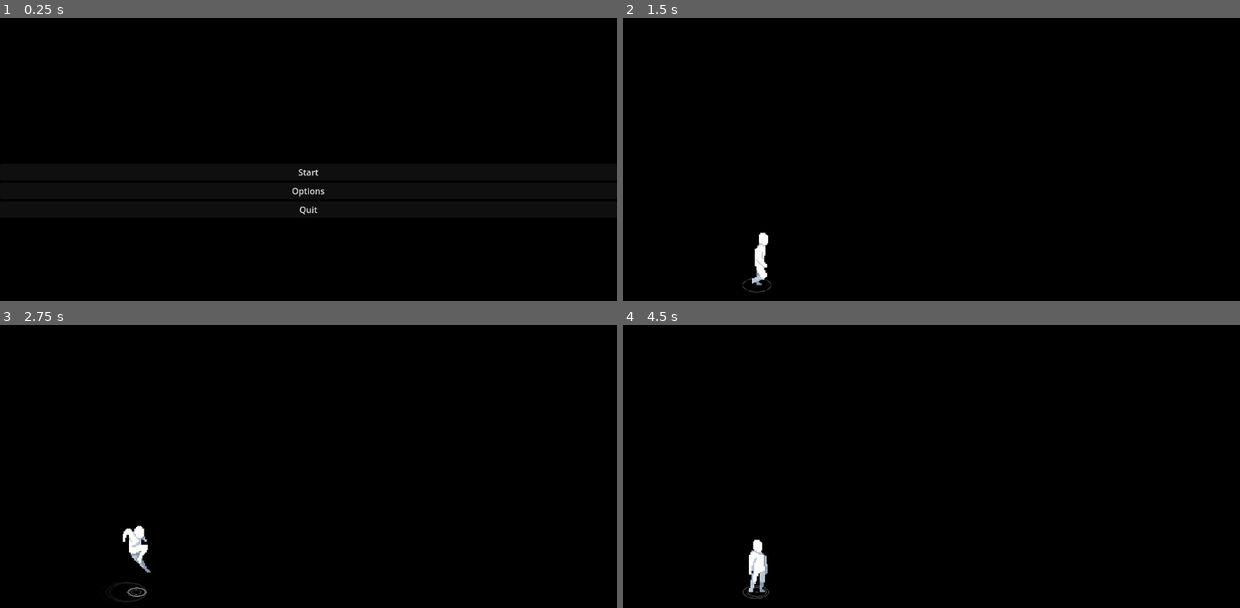
Above: before the commit, frames 1-4 (two rows, left to right).
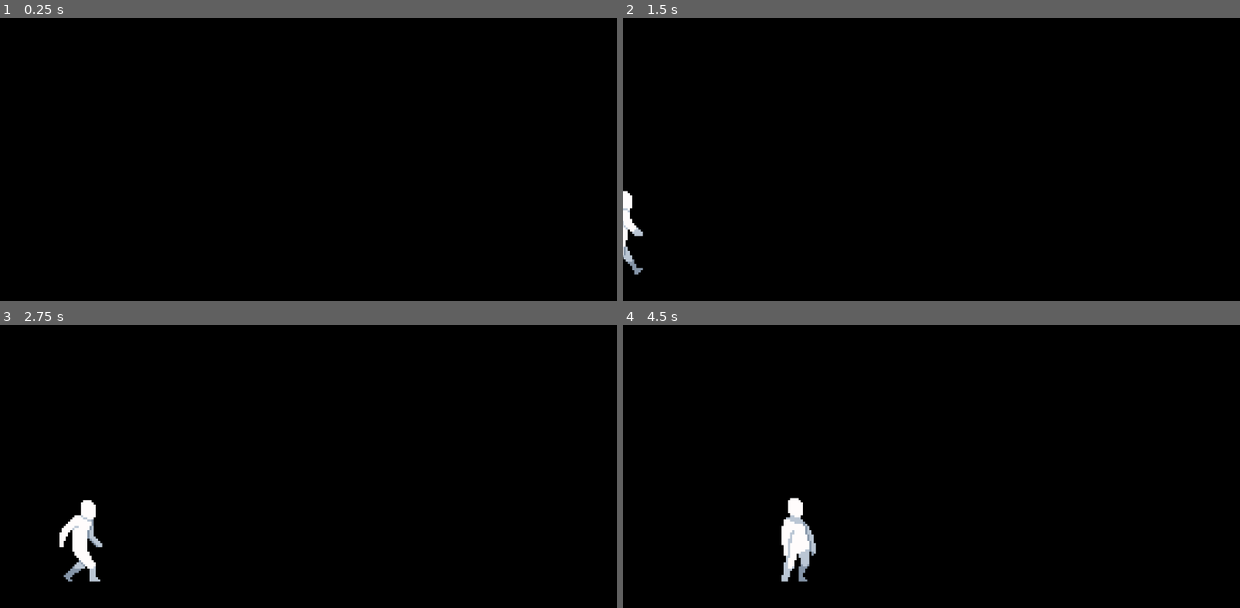
Above: after the commit, the same moments.

Repository: AlissonLamarque/Shovel-GameJam
Game: Godot game, scene res://scenes/main.tscn
Two runs of this game, one before a commit and one after it. Both use one fixed random seed, a clock stepped at 60 frames per second and the inputs below.
Inputs (mouse positions are in pixels of both pictures, inside the frame that each line leads up to):
- Up to frame 1 (0.25 s): no input
- Up to frame 2 (1.5 s): click (931, 170) at 0.5 s, where only the run before the commit has a clickable "Start"; hold Right (ui_right) from 1.28 s (still down); tap Down (slide) at 1.35 s
- Up to frame 3 (2.75 s): keep holding Right (ui_right); tap Z (jump) at 1.52, 2.27 s; tap Down (slide) at 2.1 s
- Up to frame 4 (4.5 s): release Right (ui_right) at 2.78 s; hold Left (ui_left) 2.78-3.53 s; tap Down (slide) at 2.85, 3.6, 4.35 s; hold Right (ui_right) from 3.53 s (still down); tap Z (jump) at 3.77 s

The runs differ from the first frame. In frame 1, 0.2% of the frame differs, in the area x 47-53%, y 53-70%; in frame 2, 0.7%; in frame 3, 1.4%; in frame 4, 1.5%, in the area x 19-32%, y 61-97%.

Commit message:
Cutscene e Menu funcional

Diff:
--- /dev/null
+++ b/scenes/cutscene_opening.tscn
@@ -0,0 +1,155 @@
+[gd_scene load_steps=6 format=3 uid="uid://ccythrxqkc1ob"]
+
+[ext_resource type="PackedScene" uid="uid://drlvqiigtdpxh" path="res://scenes/player.tscn" id="1_8oc0i"]
+
+[sub_resource type="WorldBoundaryShape2D" id="WorldBoundaryShape2D_8oc0i"]
+
+[sub_resource type="Animation" id="Animation_isu1r"]
+resource_name = "opening"
+length = 8.0
+tracks/0/type = "value"
+tracks/0/imported = false
+tracks/0/enabled = true
+tracks/0/path = NodePath("Player:position")
+tracks/0/interp = 1
+tracks/0/loop_wrap = true
+tracks/0/keys = {
+"times": PackedFloat32Array(0, 4),
+"transitions": PackedFloat32Array(1, 1),
+"update": 0,
+"values": [Vector2(-50, 200), Vector2(80, 200)]
+}
+tracks/1/type = "value"
+tracks/1/imported = false
+tracks/1/enabled = true
+tracks/1/path = NodePath("Player/AnimatedSprite2D:animation")
+tracks/1/interp = 1
+tracks/1/loop_wrap = true
+tracks/1/keys = {
+"times": PackedFloat32Array(0, 4),
+"transitions": PackedFloat32Array(1, 1),
+"update": 1,
+"values": [&"walk", &"idle"]
+}
+tracks/2/type = "method"
+tracks/2/imported = false
+tracks/2/enabled = true
+tracks/2/path = NodePath("Player")
+tracks/2/interp = 1
+tracks/2/loop_wrap = true
+tracks/2/keys = {
+"times": PackedFloat32Array(0),
+"transitions": PackedFloat32Array(1),
+"values": [{
+"args": [&"control_enabled", false],
+"method": &"set"
+}]
+}
+tracks/3/type = "value"
+tracks/3/imported = false
+tracks/3/enabled = true
+tracks/3/path = NodePath("Camera2D:zoom")
+tracks/3/interp = 1
+tracks/3/loop_wrap = true
+tracks/3/keys = {
+"times": PackedFloat32Array(5, 8),
+"transitions": PackedFloat32Array(1, 1),
+"update": 0,
+"values": [Vector2(4, 4), Vector2(2.5, 2.5)]
+}
+tracks/4/type = "value"
+tracks/4/imported = false
+tracks/4/enabled = true
+tracks/4/path = NodePath("Camera2D:position")
+tracks/4/interp = 1
+tracks/4/loop_wrap = true
+tracks/4/keys = {
+"times": PackedFloat32Array(5, 8),
+"transitions": PackedFloat32Array(1, 1),
+"update": 0,
+"values": [Vector2(0, 80), Vector2(0, 0)]
+}
+
+[sub_resource type="Animation" id="Animation_8oc0i"]
+length = 0.001
+tracks/0/type = "value"
+tracks/0/imported = false
+tracks/0/enabled = true
+tracks/0/path = NodePath("Player:position")
+tracks/0/interp = 1
+tracks/0/loop_wrap = true
+tracks/0/keys = {
+"times": PackedFloat32Array(0),
+"transitions": PackedFloat32Array(1),
+"update": 0,
+"values": [Vector2(-50, 200)]
+}
+tracks/1/type = "value"
+tracks/1/imported = false
+tracks/1/enabled = true
+tracks/1/path = NodePath("Player/AnimatedSprite2D:animation")
+tracks/1/interp = 1
+tracks/1/loop_wrap = true
+tracks/1/keys = {
+"times": PackedFloat32Array(0),
+"transitions": PackedFloat32Array(1),
+"update": 1,
+"values": [&"walk"]
+}
+tracks/2/type = "value"
+tracks/2/imported = false
+tracks/2/enabled = true
+tracks/2/path = NodePath("Camera2D:zoom")
+tracks/2/interp = 1
+tracks/2/loop_wrap = true
+tracks/2/keys = {
+"times": PackedFloat32Array(0),
+"transitions": PackedFloat32Array(1),
+"update": 0,
+"values": [Vector2(4, 4)]
+}
+tracks/3/type = "value"
+tracks/3/imported = false
+tracks/3/enabled = true
+tracks/3/path = NodePath("Camera2D:position")
+tracks/3/interp = 1
+tracks/3/loop_wrap = true
+tracks/3/keys = {
+"times": PackedFloat32Array(0),
+"transitions": PackedFloat32Array(1),
+"update": 0,
+"values": [Vector2(0, 80)]
+}
+
+[sub_resource type="AnimationLibrary" id="AnimationLibrary_0yq5j"]
+_data = {
+&"RESET": SubResource("Animation_8oc0i"),
+&"opening": SubResource("Animation_isu1r")
+}
+
+[node name="Cutscene_Opening" type="Node2D"]
+
+[node name="Camera2D" type="Camera2D" parent="."]
+position = Vector2(0, 80)
+anchor_mode = 0
+zoom = Vector2(4, 4)
+
+[node name="StaticBody2D" type="StaticBody2D" parent="."]
+position = Vector2(0, 200)
+
+[node name="CollisionShape2D" type="CollisionShape2D" parent="StaticBody2D"]
+shape = SubResource("WorldBoundaryShape2D_8oc0i")
+
+[node name="Player" parent="." instance=ExtResource("1_8oc0i")]
+position = Vector2(-50, 200)
+
+[node name="AnimatedSprite2D" parent="Player" index="0"]
+frame = 0
+frame_progress = 0.0
+
+[node name="AnimationPlayer" type="AnimationPlayer" parent="."]
+libraries = {
+&"": SubResource("AnimationLibrary_0yq5j")
+}
+
+[editable path="Player"]
--- a/scenes/game.tscn
+++ b/scenes/game.tscn
@@ -20,7 +20,7 @@
 shape = SubResource("WorldBoundaryShape2D_e0exv")
 
 [node name="Player" parent="." instance=ExtResource("2_lnu2h")]
-position = Vector2(100, 200)
+position = Vector2(80, 200)
 
 [node name="AnimatedSprite2D" parent="Player" index="0"]
 animation = &"idle"
--- a/scenes/main_menu.tscn
+++ b/scenes/main_menu.tscn
@@ -1,6 +1,7 @@
-[gd_scene load_steps=2 format=3 uid="uid://dculup2ct6wmx"]
+[gd_scene load_steps=3 format=3 uid="uid://dculup2ct6wmx"]
 
 [ext_resource type="Script" uid="uid://x0gtst51qdcl" path="res://scripts/main_menu.gd" id="1_l6cm7"]
+[ext_resource type="PackedScene" uid="uid://ccythrxqkc1ob" path="res://scenes/cutscene_opening.tscn" id="2_ekxnf"]
 
 [node name="Main_Menu" type="Control"]
 layout_mode = 3
@@ -11,23 +12,44 @@
 grow_vertical = 2
 script = ExtResource("1_l6cm7")
 
+[node name="Title" type="Label" parent="."]
+layout_mode = 0
+offset_left = 170.0
+offset_right = 291.0
+offset_bottom = 23.0
+text = "QuemLerEhGay"
+
 [node name="Button_Container" type="VBoxContainer" parent="."]
 layout_mode = 1
-anchors_preset = 15
-anchor_right = 1.0
-anchor_bottom = 1.0
+anchors_preset = 8
+anchor_left = 0.5
+anchor_top = 0.5
+anchor_right = 0.5
+anchor_bottom = 0.5
+offset_left = -256.0
+offset_top = -224.0
+offset_right = -176.0
+offset_bottom = -123.0
 grow_horizontal = 2
 grow_vertical = 2
 alignment = 1
 
 [node name="Start" type="Button" parent="Button_Container"]
 layout_mode = 2
+theme_type_variation = &"FlatButton"
 text = "Start"
 
 [node name="Options" type="Button" parent="Button_Container"]
 layout_mode = 2
+theme_type_variation = &"FlatButton"
 text = "Options"
 
 [node name="Quit" type="Button" parent="Button_Container"]
 layout_mode = 2
+theme_type_variation = &"FlatButton"
 text = "Quit"
+
+[node name="Cutscene_Opening" parent="." instance=ExtResource("2_ekxnf")]
+
+[editable path="Cutscene_Opening"]
+[editable path="Cutscene_Opening/Player"]
--- a/scripts/main_menu.gd
+++ b/scripts/main_menu.gd
@@ -6,23 +6,17 @@
 
 # Nós que serão manipulados
 @onready var button_container: VBoxContainer = $Button_Container
-# @onready instancia_cutscene
-# @onready animation_player_cutscene
+@onready var cutscene_opening: Node2D = $Cutscene_Opening
+@onready var animation_player: AnimationPlayer = $Cutscene_Opening/AnimationPlayer
 
 func _ready():
-	# Esconde o menu durante a animação de abertura
-	#button_container.visible = false
-
-	# Conecta o sinal de que a cutscene acabou
-	# animation_player_cutscene.animation_finished.connect(_on_cutscene_finished)
-
 	# Conecta os botões a suas respectivas funções
 	$Button_Container/Start.pressed.connect(_on_start_button_pressed)
 	$Button_Container/Options.pressed.connect(_on_options_button_pressed)
 	$Button_Container/Quit.pressed.connect(_on_quit_button_pressed)
 
 	# Inicia a cutscene
-	# animation_player_cutscene.play("abertura")
+	animation_player.play("opening")
 
 func _on_start_button_pressed():
 	# Emite o sinal para a main que o jogo deve começar
